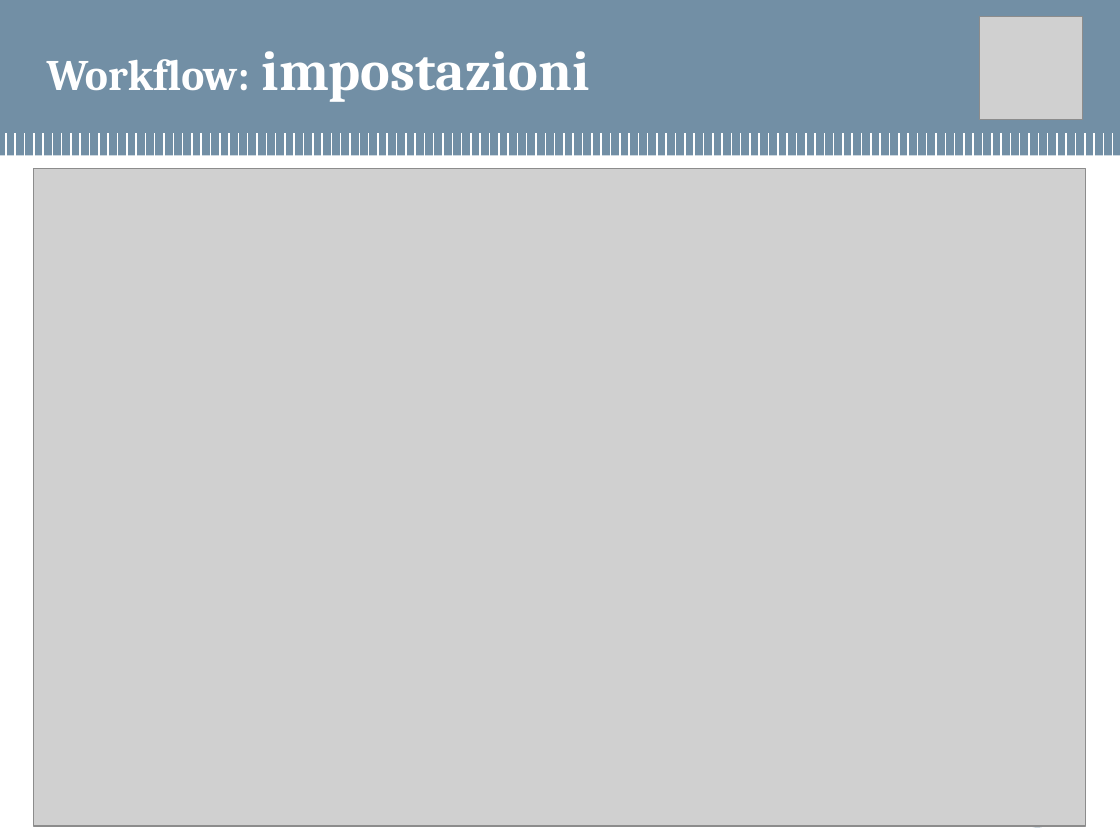
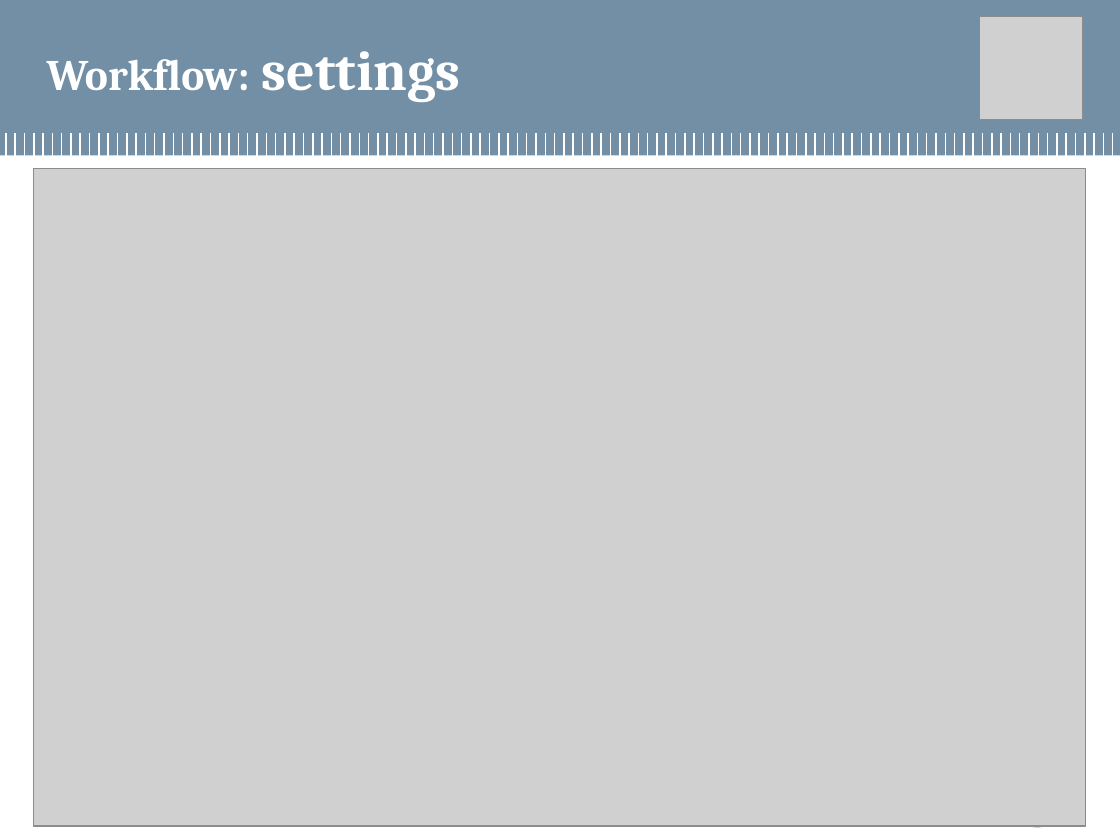
Before and after one commit to maeprojects/jumpapp, a slide deck: slide 5 of bozza presentation.pptx. Drawn at 1120x840 pixels with LibreOffice and Linux fonts; fonts in the diff are those of the drawing; grey boxes stand for pictures; background and template pictures are left out. Boxes give left, top, right and bottom in pixels: in the first picture for what was removed or moved away, otherwise in the second. Text is boxed around its words. In the diff, an @@ line names an element or a change of style, - is before the commit and + after.

```diff
--- a/bozza presentation.pptx
+++ b/bozza presentation.pptx
@@ title at [47,51,461,102]: text changed; size 36 to 28 pt @@
-Workflow: impostazioni
+Workflow: settings
```
Also in this commit, not shown: 9 other slides changed.
